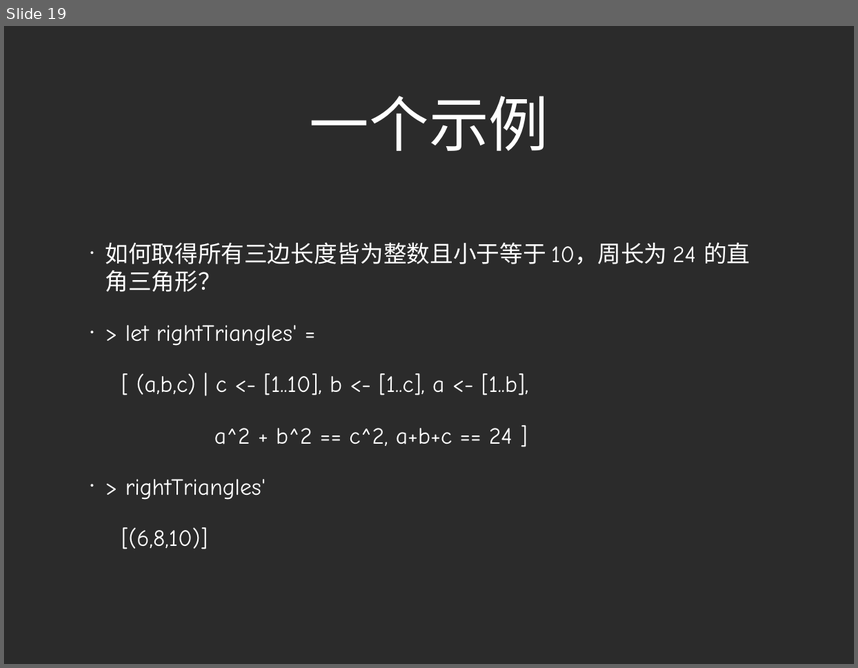
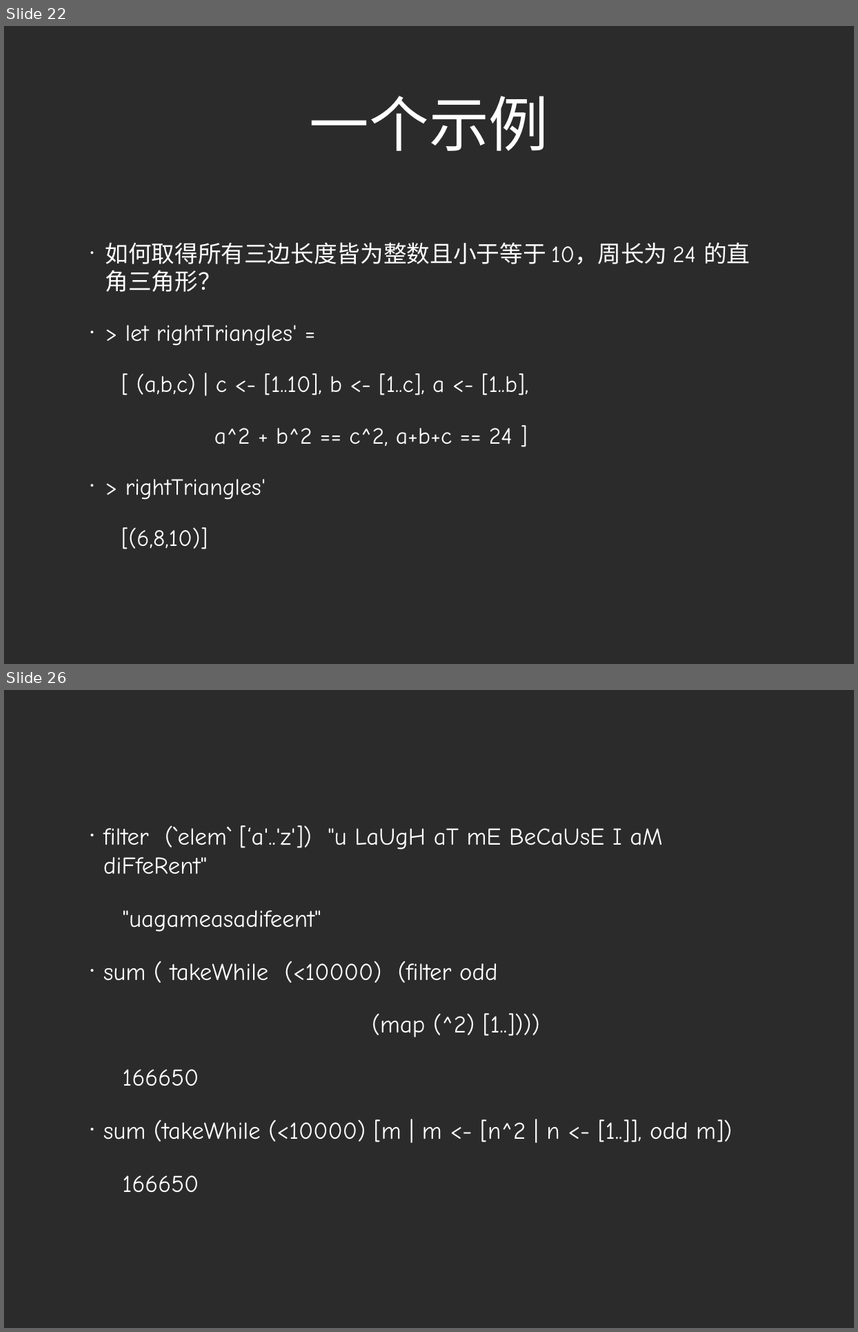
Before and after one commit to zhizhuwang/codekata, a slide deck: haskell/Haskell Basics.ppt. Shown one above the other, each under a label of ours: slide 19 before the commit, slides 22 and 26 after it; the slides between them are not shown. The pictures are 858x668 and 858x1332 pixels, drawn with LibreOffice and Linux fonts; fonts in the diff are those of the drawing; background and template pictures are left out; a plain dark background stands for a picture behind light text. Boxes give left, top, right and bottom in pixels: in the first picture for what was removed or moved away, otherwise in the second. Text is boxed around its words. In the diff, an @@ line names an element or a change of style, - is before the commit and + after.

```diff
--- a/haskell/Haskell Basics.ppt
+++ b/haskell/Haskell Basics.ppt
@@ slide 26 added at <box>4,690,854,1328</box>, background picture (left out) @@
@@ text added at <box>103,825,732,1192</box>, 29 pt, text #FFFFFF @@
+• filter (`elem` [‘a'..'z']) "u LaUgH aT mE BeCaUsE I aM diFfeRent"
+"uagameasadifeent"
+• sum ( takeWhile (<10000) (filter odd
+(map (^2) [1..])))
+166650
+• sum (takeWhile (<10000) [m | m <- [n^2 | n <- [1..]], odd m])
+166650
@@ what was slide 19 is now slide 22 @@
```
Also in this commit, not shown: 3 slides changed, 15 other slides added, 2 slides removed, 34 other files.
